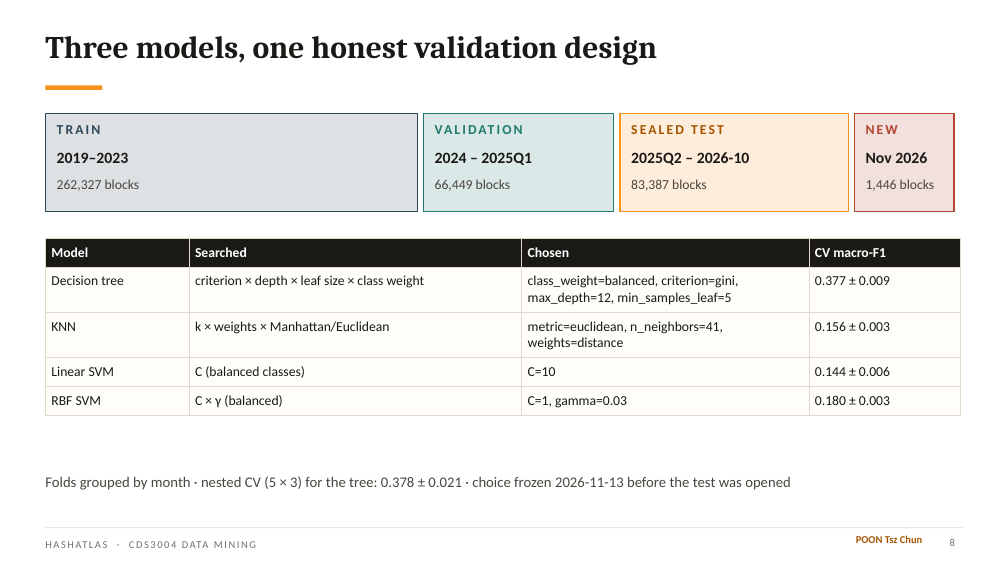
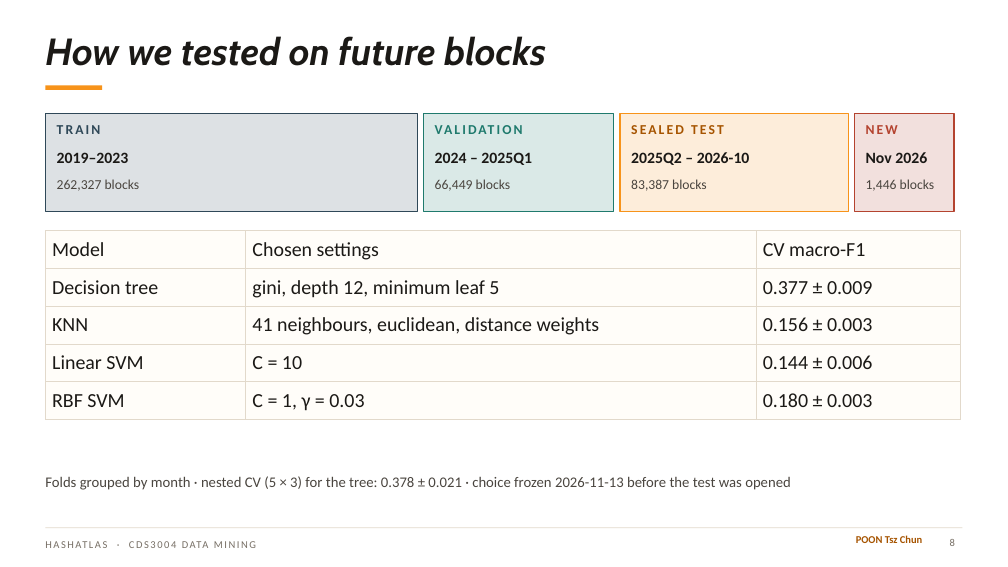
Before and after one commit to ansonlo-dev/HashAtlas, a slide deck: slide 8 of presentation/HashAtlas.pptx. Drawn at 1008x567 pixels with LibreOffice and Linux fonts; fonts in the diff are those of the drawing; background and template pictures are left out. Boxes give left, top, right and bottom in pixels: in the first picture for what was removed or moved away, otherwise in the second. Text is boxed around its words. In the diff, an @@ line names an element or a change of style, - is before the commit and + after.

```diff
--- a/presentation/HashAtlas.pptx
+++ b/presentation/HashAtlas.pptx
@@ title at (45,36,546,66): text changed; size 30 to 36 pt; font Cambria to Cabin; italic on @@
-Three models, one honest validation design
+How we tested on future blocks
@@ table at (45,231,960,415) @@
-column 2: Searched | criterion × depth × leaf size × class weight | k × weights × Manhattan/Euclidean | C (balanced classes) | C × γ (balanced)
-column 3: Chosen | class_weight=balanced, criterion=gini, max_depth=12, min_samples_leaf=5 | metric=euclidean, n_neighbors=41, weights=distance | C=10 | C=1, gamma=0.03
+column 2: Chosen settings | gini, depth 12, minimum leaf 5 | 41 neighbours, euclidean, distance weights | C = 10 | C = 1, γ = 0.03
@@ table: place and size @@
-table at (45,238,960,412)
+table at (45,231,960,415)
```
Also in this commit, not shown: 21 other slides changed, 1 slide added, 15 other files.
